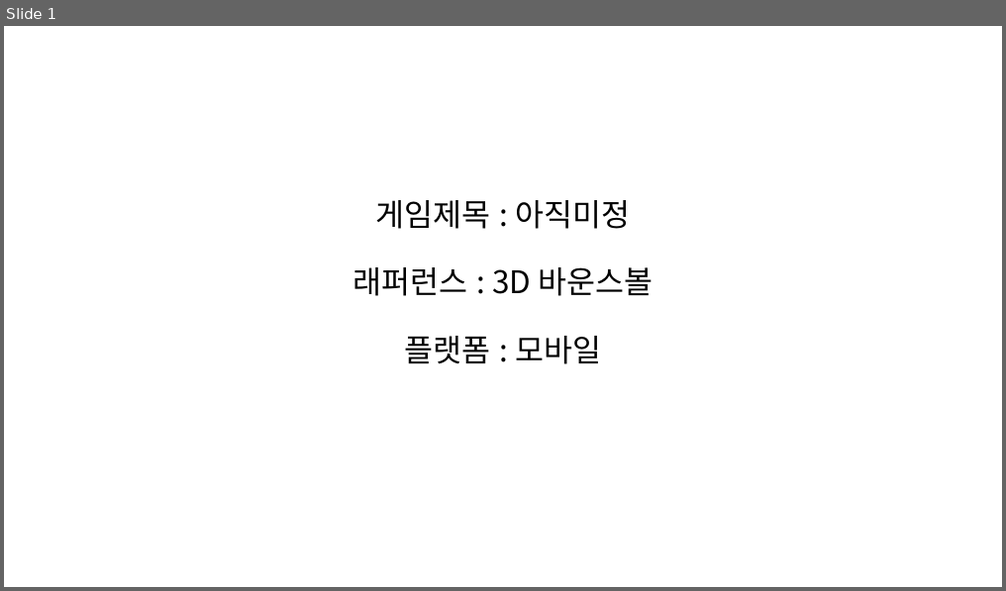
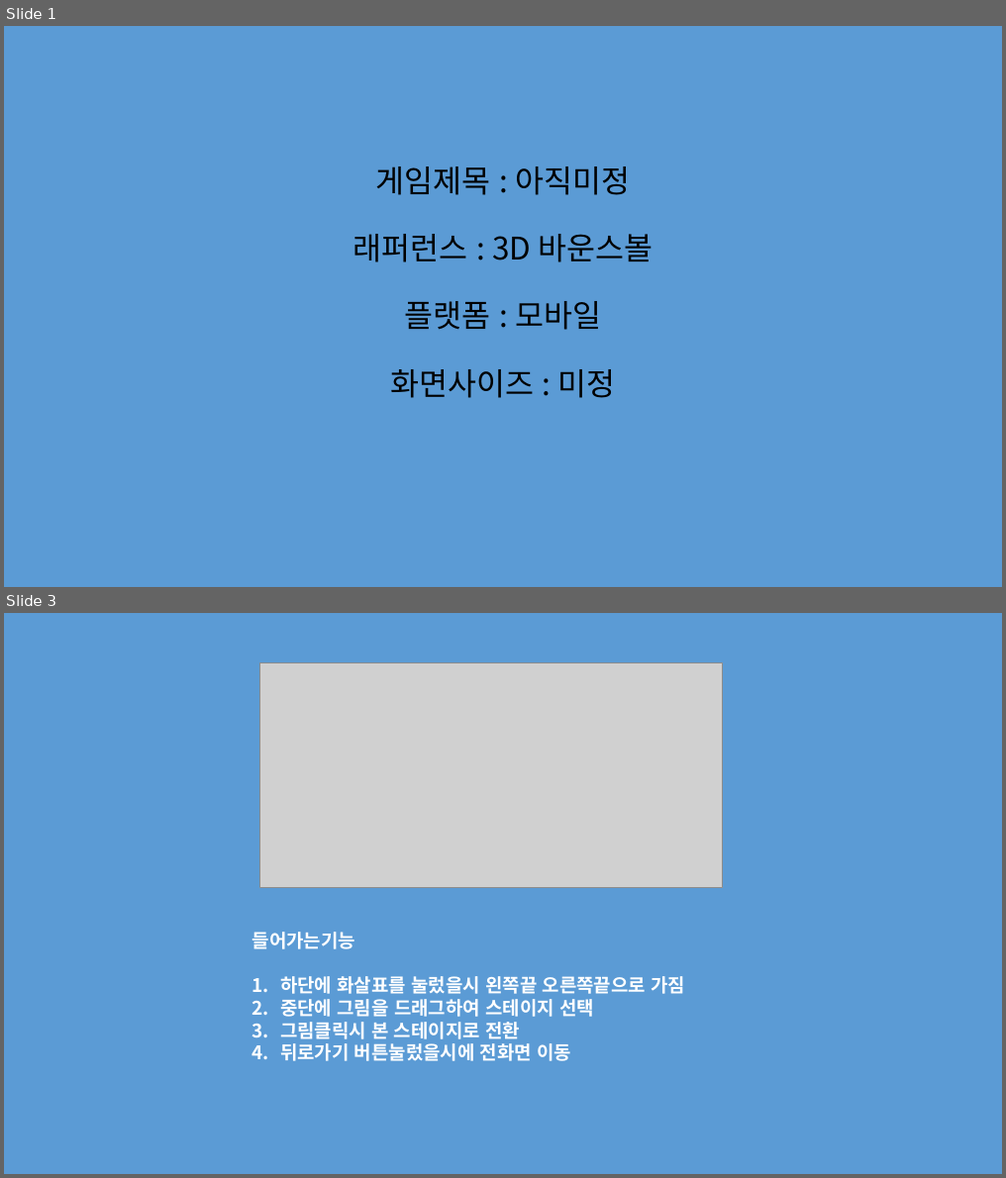
Before and after one commit to LeeJaeHwan182/Dongseo_Art-IndieGame, a slide deck: Dongseo/Dongseo_Art&IndieGame_PPT.pptx. Shown one above the other, each under a label of ours: slide 1 before the commit, slides 1 and 3 after it; the slides between them are not shown. The pictures are 1006x591 and 1006x1178 pixels, drawn with LibreOffice and Linux fonts; fonts in the diff are those of the drawing; grey boxes stand for pictures. Boxes give left, top, right and bottom in pixels: in the first picture for what was removed or moved away, otherwise in the second. Text is boxed around its words. In the diff, an @@ line names an element or a change of style, - is before the commit and + after.

Commit message:
(LJH) PPT make a change
피피티 들어갈거 간략하게 생각해봄

```diff
--- a/Dongseo/Dongseo_Art&IndieGame_PPT.pptx
+++ b/Dongseo/Dongseo_Art&IndieGame_PPT.pptx
@@ slide 3 added at (x1=4, y1=613, x2=1002, y2=1174), background #5B9BD5 @@
@@ picture added at (x1=260, y1=663, x2=724, y2=888) @@
@@ text added at (x1=252, y1=932, x2=685, y2=1061), 18 pt, text #FFFFFF, bold @@
+들어가는기능
+1. 하단에 화살표를 눌렀을시 왼쪽끝 오른쪽끝으로 가짐
+2. 중단에 그림을 드래그하여 스테이지 선택
+3. 그림클릭시 본 스테이지로 전환
+4. 뒤로가기 버튼눌렀을시에 전화면 이동
@@ slide 1 changed as well @@
@@ background #FFFFFF to #5B9BD5 @@
@@ text at (x1=390, y1=370, x2=616, y2=398): paragraph added @@
+화면사이즈 : 미정
```
Also in this commit, not shown: 5 other slides added.
